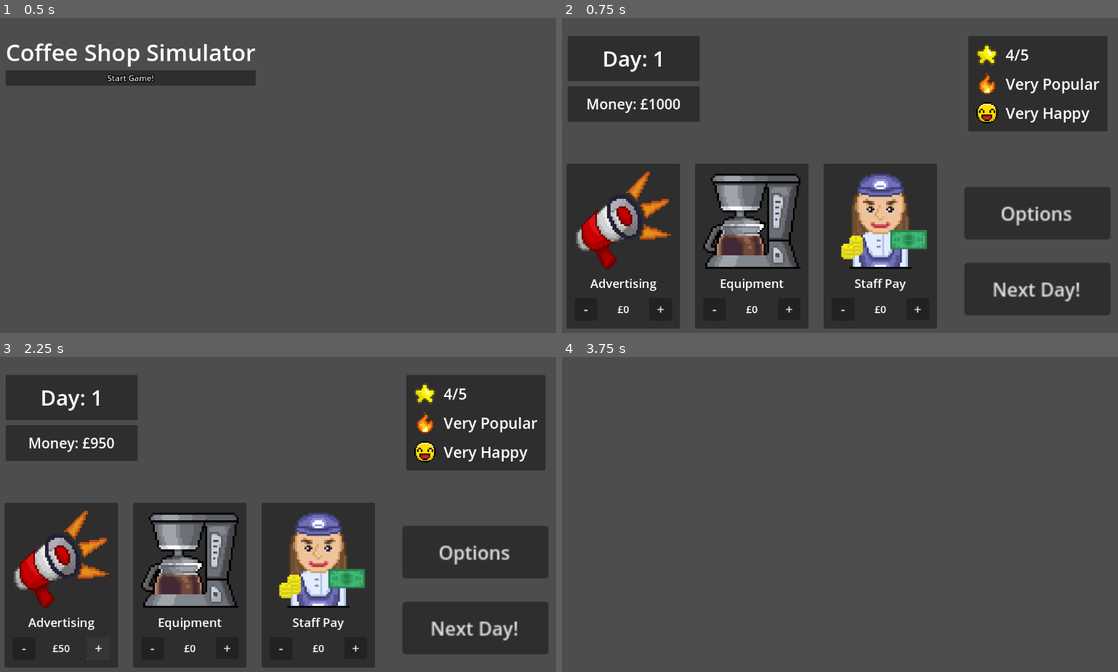
Above: before the commit, frames 1-4 (two rows, left to right).
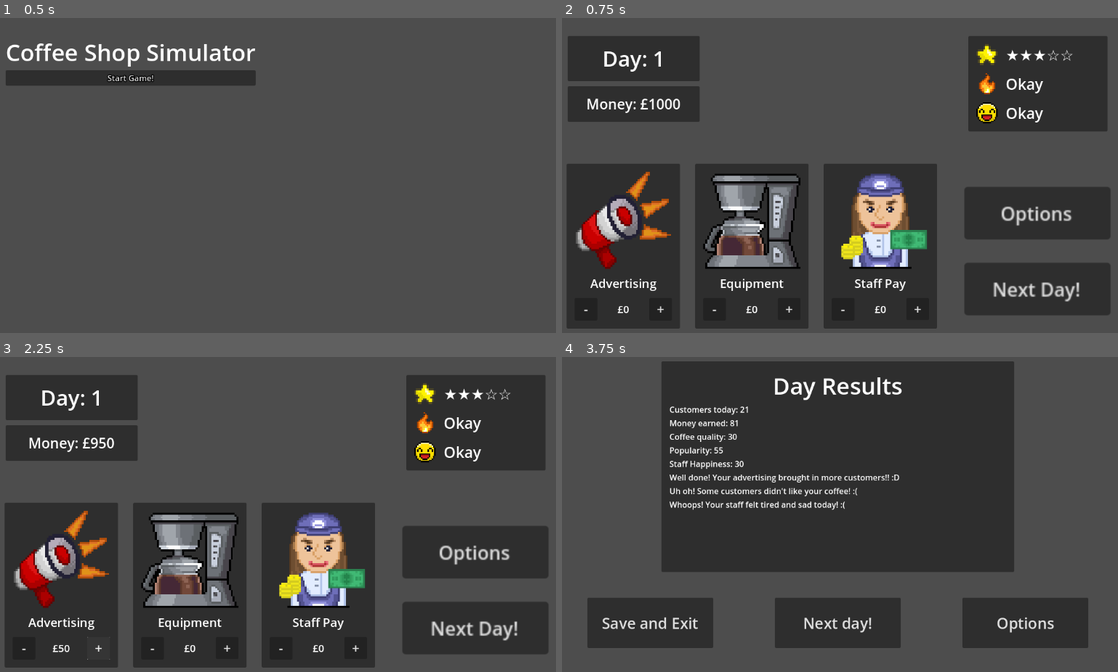
Above: after the commit, the same moments.

Repository: GravyFin/coffee-shop-simulator
Game: Godot game, scene res://scenes/main_menu.tscn
The game is run twice, just before and just after one commit, with the same random seed, the same clock (stepped at 60 frames per second) and the same inputs.
Inputs:
- Up to frame 1 (0.5 s): no input
- Up to frame 2 (0.75 s): click "Start Game!" at 0.5 s
- Up to frame 3 (2.25 s): click "-" at 1.25 s; click "+" at 2 s
- Up to frame 4 (3.75 s): click "Options" at 2.75 s; click "Next Day!" at 3.5 s

Frame 1 is identical in both runs. In frame 2, 0.8% of the frame differs, in the area x 79-97%, y 9-34%; in frame 3, 0.8%; in frame 4, 52%, in the area x 4-95%, y 1-93%.

Commit message:
Add results menu and code
Added a simple menu to show results and outcomes to spending as well as added code to incorporate i the gameplay loop.

Diff:
--- a/scenes/allocation_menu.tscn
+++ b/scenes/allocation_menu.tscn
@@ -1,6 +1,6 @@
 [gd_scene load_steps=8 format=3 uid="uid://mr8oynd1ku2h"]
 
-[ext_resource type="Script" uid="uid://idw3rm21lr54" path="res://scenes/allocation_menu.gd" id="1_3urfv"]
+[ext_resource type="Script" uid="uid://idw3rm21lr54" path="res://scripts/allocation_menu.gd" id="1_3urfv"]
 [ext_resource type="Texture2D" uid="uid://bqqqvj1onbev3" path="res://assets/star_icon.png" id="1_21jpx"]
 [ext_resource type="Texture2D" uid="uid://cmj4qm7awdv85" path="res://assets/fire_icon.png" id="2_vo4r5"]
 [ext_resource type="Texture2D" uid="uid://06oe1fiigjg0" path="res://assets/smile_icon.png" id="3_32lxx"]
@@ -56,7 +56,7 @@
 [node name="Label" type="Label" parent="Day+MoneyPanel/MoneyPanel/MarginContainer"]
 layout_mode = 2
 theme_override_font_sizes/font_size = 28
-text = "Money: £10,000"
+text = "Money: £1,000"
 horizontal_alignment = 1
 
 [node name="AssetPanel" type="PanelContainer" parent="."]
--- a/scenes/main_menu.tscn
+++ b/scenes/main_menu.tscn
@@ -1,6 +1,6 @@
 [gd_scene load_steps=2 format=3 uid="uid://b4u32pnj4o88y"]
 
-[ext_resource type="Script" uid="uid://deiinuokh5m54" path="res://scenes/start_game_button.gd" id="1_l6cm7"]
+[ext_resource type="Script" uid="uid://deiinuokh5m54" path="res://scripts/start_game_button.gd" id="1_l6cm7"]
 
 [node name="Control" type="Control"]
 layout_mode = 3
--- a/scenes/results_menu.tscn
+++ b/scenes/results_menu.tscn
@@ -1,7 +1,122 @@
-[gd_scene format=3 uid="uid://c4mxurvgljo61"]
+[gd_scene load_steps=2 format=3 uid="uid://c4mxurvgljo61"]
+
+[ext_resource type="Script" uid="uid://v11x2r12o3fw" path="res://scripts/results_menu.gd" id="1_kqyoe"]
 
 [node name="Control" type="Control"]
 layout_mode = 3
-anchors_preset = 0
-offset_right = 40.0
-offset_bottom = 40.0
+anchors_preset = 8
+anchor_left = 0.5
+anchor_top = 0.5
+anchor_right = 0.5
+anchor_bottom = 0.5
+offset_left = -20.0
+offset_top = -20.0
+offset_right = 20.0
+offset_bottom = 20.0
+grow_horizontal = 2
+grow_vertical = 2
+script = ExtResource("1_kqyoe")
+
+[node name="ResultsPanel" type="PanelContainer" parent="."]
+layout_mode = 1
+anchors_preset = 8
+anchor_left = 0.5
+anchor_top = 0.5
+anchor_right = 0.5
+anchor_bottom = 0.5
+offset_left = -350.0
+offset_top = -311.0
+offset_right = 350.0
+offset_bottom = 108.0
+grow_horizontal = 2
+grow_vertical = 2
+
+[node name="MarginContainer" type="MarginContainer" parent="ResultsPanel"]
+layout_mode = 2
+theme_override_constants/margin_left = 16
+theme_override_constants/margin_top = 16
+theme_override_constants/margin_right = 16
+theme_override_constants/margin_bottom = 16
+
+[node name="VBoxContainer" type="VBoxContainer" parent="ResultsPanel/MarginContainer"]
+layout_mode = 2
+theme_override_constants/separation = 4
+
+[node name="Title" type="Label" parent="ResultsPanel/MarginContainer/VBoxContainer"]
+layout_mode = 2
+size_flags_horizontal = 4
+theme_override_font_sizes/font_size = 46
+text = "Day Results"
+horizontal_alignment = 1
+
+[node name="CustomerNo" type="Label" parent="ResultsPanel/MarginContainer/VBoxContainer"]
+layout_mode = 2
+text = "You got X customers today!"
+vertical_alignment = 1
+
+[node name="Revenue" type="Label" parent="ResultsPanel/MarginContainer/VBoxContainer"]
+layout_mode = 2
+text = "You made £X today!"
+vertical_alignment = 1
+
+[node name="CoffeeQuality" type="Label" parent="ResultsPanel/MarginContainer/VBoxContainer"]
+layout_mode = 2
+text = "You coffee this good today!"
+vertical_alignment = 1
+
+[node name="Popularity" type="Label" parent="ResultsPanel/MarginContainer/VBoxContainer"]
+layout_mode = 2
+text = "Your shop was this popular today!"
+vertical_alignment = 1
+
+[node name="StaffHappiness" type="Label" parent="ResultsPanel/MarginContainer/VBoxContainer"]
+layout_mode = 2
+text = "Your staff were this happy today!"
+vertical_alignment = 1
+
+[node name="Feedback" type="RichTextLabel" parent="ResultsPanel/MarginContainer/VBoxContainer"]
+layout_mode = 2
+theme_override_constants/line_separation = 4
+theme_override_constants/paragraph_separation = 4
+text = "You did amazing today!
+You did amazing today!
+You did amazing today!"
+fit_content = true
+vertical_alignment = 1
+
+[node name="MarginContainer" type="MarginContainer" parent="."]
+layout_mode = 0
+offset_left = -489.125
+offset_top = 167.0
+offset_right = 529.125
+offset_bottom = 291.0
+theme_override_constants/margin_left = 12
+theme_override_constants/margin_top = 12
+theme_override_constants/margin_right = 12
+theme_override_constants/margin_bottom = 12
+
+[node name="HBoxContainer" type="HBoxContainer" parent="MarginContainer"]
+layout_mode = 2
+
+[node name="SaveExitButton" type="Button" parent="MarginContainer/HBoxContainer"]
+custom_minimum_size = Vector2(250, 100)
+layout_mode = 2
+size_flags_horizontal = 2
+theme_override_font_sizes/font_size = 30
+text = "Save and Exit"
+
+[node name="NextDayButton" type="Button" parent="MarginContainer/HBoxContainer"]
+custom_minimum_size = Vector2(250, 100)
+layout_mode = 2
+size_flags_horizontal = 4
+theme_override_font_sizes/font_size = 30
+text = "Next day!"
+
+[node name="OptionsButton" type="Button" parent="MarginContainer/HBoxContainer"]
+custom_minimum_size = Vector2(250, 100)
+layout_mode = 2
+size_flags_horizontal = 10
+theme_override_font_sizes/font_size = 30
+text = "Options"
+
+[connection signal="pressed" from="MarginContainer/HBoxContainer/NextDayButton" to="." method="_on_next_day_pressed"]
--- a/scenes/allocation_menu.gd
+++ b/scripts/allocation_menu.gd
@@ -13,9 +13,14 @@
 @onready var eq_amount = $OptionsPanel/EquipmentPanel/MarginContainer/VBoxContainer/EquipValuePanel/Denom
 @onready var sf_amount = $OptionsPanel/StaffPayPanel/MarginContainer/VBoxContainer/StaffValuePanel/Denom
 
+@onready var coffee_quality_label = $AssetPanel/MarginContainer/GridContainer/QualityLabel
+@onready var popularity_label = $AssetPanel/MarginContainer/GridContainer/PopLabel
+@onready var staff_happiness_label = $AssetPanel/MarginContainer/GridContainer/StaffLabel
+
 func _ready():
 	day_label.text = "Day: %d" % GameManager.day
 	update_ui()
+	update_stats_display()
 
 # === HELPER FUNCTIONS ===
 func remaining_money() -> int:
@@ -61,8 +66,43 @@
 		sf_spend -= STEP
 		update_ui()
 
+# === STAT PRINTS ===
+# === COFFEE QUALITY ===
+func coffee_quality_to_stars(value: int) -> String:
+	if value < 20:
+		return "★☆☆☆☆"
+	elif value < 40:
+		return "★★☆☆☆"
+	elif value < 60:
+		return "★★★☆☆"
+	elif value < 80:
+		return "★★★★☆"
+	else:
+		return "★★★★★"
+
+# === POPULARITY AND HAPPINESS ===
+func value_to_description(value: int) -> String:
+	if value < 20:
+		return "Very low"
+	elif value < 40:
+		return "Low"
+	elif value < 60:
+		return "Okay"
+	elif value < 80:
+		return "High"
+	else:
+		return "Very high"
+
+func update_stats_display():
+	coffee_quality_label.text = coffee_quality_to_stars(GameManager.coffee_quality)
+	popularity_label.text = value_to_description(GameManager.popularity)
+	staff_happiness_label.text = value_to_description(GameManager.staff_happiness)
+
 # === NEXT DAY BUTTON ===
 func _on_end_day_pressed():
+	var total_spend = ad_spend + eq_spend + sf_spend
+	GameManager.money -= total_spend
+
 	GameManager.advertising_spend = ad_spend
 	GameManager.equipment_spend = eq_spend
 	GameManager.staff_spend = sf_spend
--- a/scripts/game_manager.gd
+++ b/scripts/game_manager.gd
@@ -14,13 +14,13 @@
 var revenue: int = 0
 
 # === SHOP STATS (0 - 100) ===
-var shop_quality: int = 50
+var coffee_quality: int = 50
 var popularity: int = 50
 var staff_happiness: int = 50
 
 func reset_game():
 	day = 1
 	money = 1000
-	shop_quality = 50
+	coffee_quality = 50
 	popularity = 50
 	staff_happiness = 50
--- /dev/null
+++ b/scripts/results_menu.gd
@@ -0,0 +1,90 @@
+extends Control
+
+@onready var customers_label = $ResultsPanel/MarginContainer/VBoxContainer/CustomerNo
+@onready var revenue_label = $ResultsPanel/MarginContainer/VBoxContainer/Revenue
+@onready var coffee_quality_label = $ResultsPanel/MarginContainer/VBoxContainer/CoffeeQuality
+@onready var popularity_label = $ResultsPanel/MarginContainer/VBoxContainer/Popularity
+@onready var staff_happiness_label = $ResultsPanel/MarginContainer/VBoxContainer/StaffHappiness
+@onready var feedback_label = $ResultsPanel/MarginContainer/VBoxContainer/Feedback
+
+func update_shop_stats():
+	# Advertising -> Popularity
+	if GameManager.advertising_spend == 0:
+		GameManager.popularity -= 20
+	else:
+		GameManager.popularity += int(GameManager.advertising_spend / 10.0)
+
+	# Equipment -> Coffee Quality
+	if GameManager.equipment_spend == 0:
+		GameManager.coffee_quality -= 20
+	else:
+		GameManager.coffee_quality += int(GameManager.equipment_spend / 10.0)
+
+	# Staff -> Staff Happiness
+	if GameManager.staff_spend == 0:
+		GameManager.staff_happiness -= 20
+	else:
+		GameManager.staff_happiness += int(GameManager.staff_spend / 10.0)
+
+	clamp_stats()
+
+func clamp_stats():
+	GameManager.popularity = clamp(GameManager.popularity, 0, 100)
+	GameManager.coffee_quality = clamp(GameManager.coffee_quality, 0, 100)
+	GameManager.staff_happiness = clamp(GameManager.staff_happiness, 0, 100)
+
+func calculate_customers() -> int:
+	var base_customers = 10
+
+	var popularity_bonus = GameManager.popularity / 10.0
+	var quality_bonus = GameManager.coffee_quality / 10.0
+	var happiness_bonus = GameManager.staff_happiness / 10.0
+
+	return base_customers + popularity_bonus + quality_bonus + happiness_bonus
+
+func calculate_revenue(customers: int) -> int:
+	var price_per_coffee = 3
+	var quality_multiplier = 1.0 + (GameManager.coffee_quality / 100.0)
+
+	return int(customers * price_per_coffee * quality_multiplier)
+
+func _ready():
+	update_shop_stats()
+
+	var customers = calculate_customers()
+	var revenue = calculate_revenue(customers)
+
+	GameManager.money += revenue
+	GameManager.day += 1
+
+	update_ui(customers, revenue)
+	update_feedback()
+
+func update_ui(customers: int, revenue: int):
+	customers_label.text = "Customers today: %d" % customers
+	revenue_label.text = "Money earned: %d" % revenue
+	coffee_quality_label.text = "Coffee quality: %d " % GameManager.coffee_quality
+	popularity_label.text = "Popularity: %d" % GameManager.popularity
+	staff_happiness_label.text = "Staff Happiness: %d" % GameManager.staff_happiness
+
+func update_feedback():
+	var messages := []
+	if GameManager.advertising_spend > 0:
+		messages.append("Well done! Your advertising brought in more customers!! :D")
+	else:
+		messages.append("Not a lot of people knew about your shop! :(")
+
+	if GameManager.equipment_spend > 0:
+		messages.append("Well done! Your coffee tasted really good today! :D")
+	else:
+		messages.append("Uh oh! Some customers didn't like your coffee! :(")
+
+	if GameManager.staff_spend > 0:
+		messages.append("Well done! Your staff were super happy and worked very hard! :D")
+	else:
+		messages.append("Whoops! Your staff felt tired and sad today! :(")
+
+	feedback_label.text = "\n".join(messages)
+
+func _on_next_day_pressed():
+	get_tree().change_scene_to_file("res://scenes/allocation_menu.tscn")
Renamed: scenes/allocation_menu.gd.uid -> scripts/allocation_menu.gd.uid
Not shown, added: scripts/results_menu.gd.uid
Renamed: scenes/start_game_button.gd -> scripts/start_game_button.gd
Renamed: scenes/start_game_button.gd.uid -> scripts/start_game_button.gd.uid
